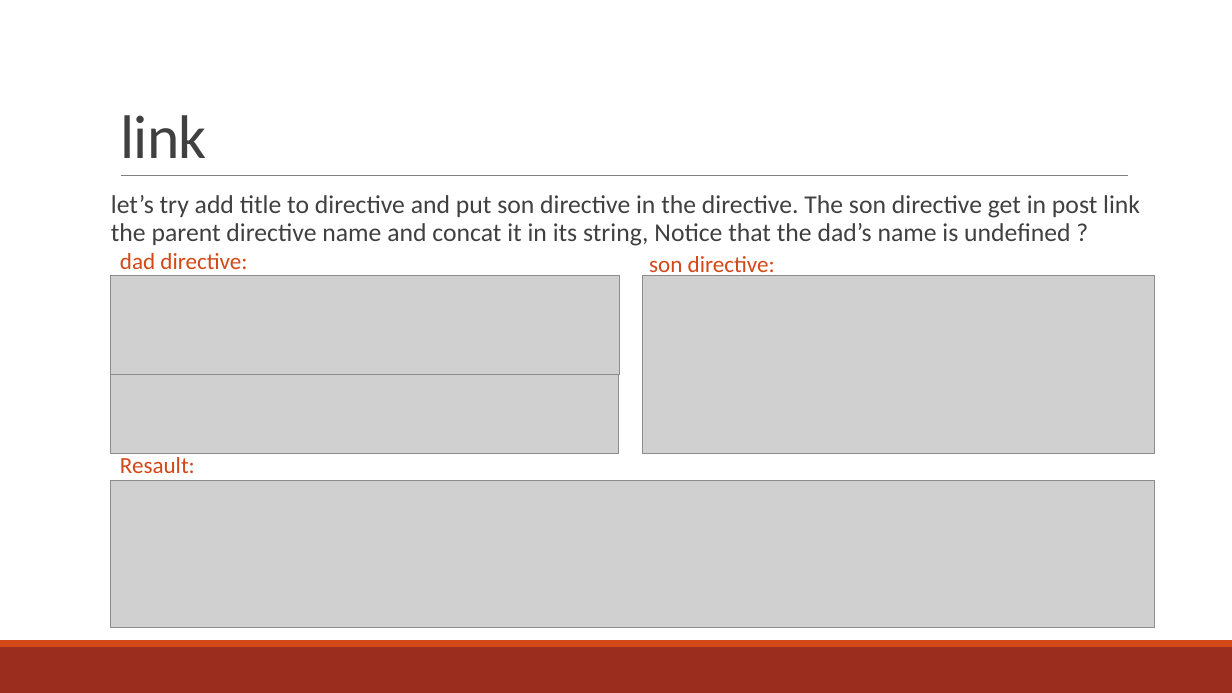
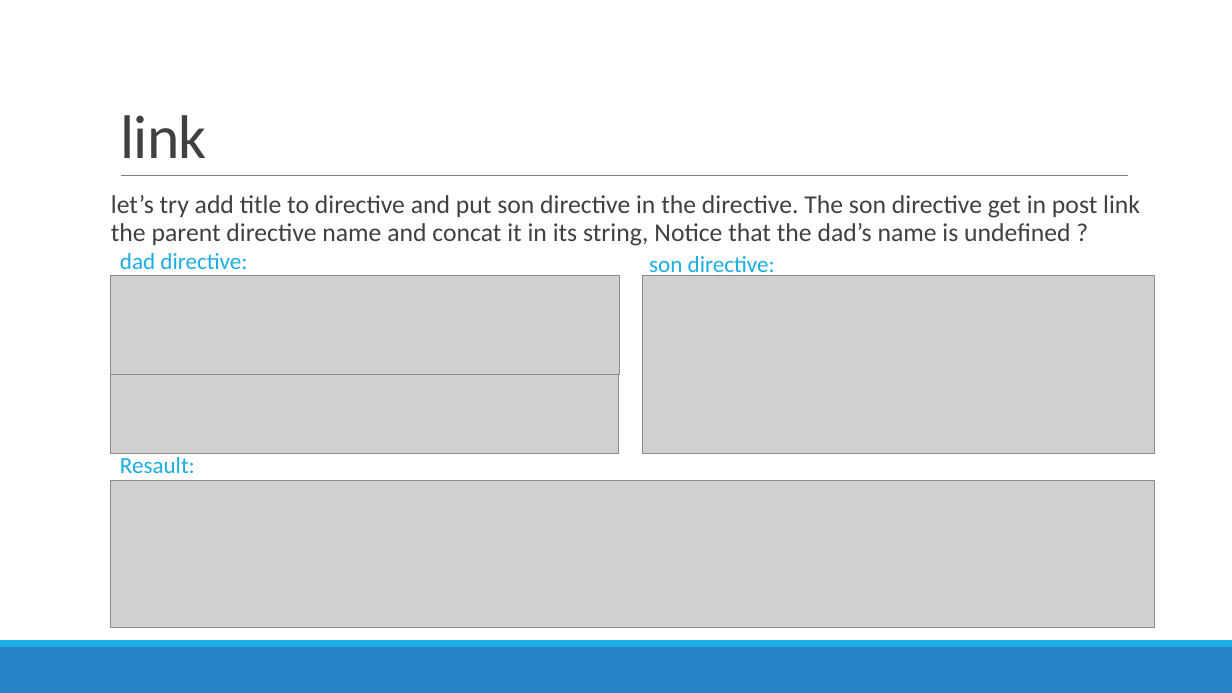
Before and after one commit to rivkiaizen/PhotoGalery, a slide deck: slide 31 of PhotoGalery/AngularJS-directive - final.pptx. Drawn at 1232x693 pixels with LibreOffice and Linux fonts; fonts in the diff are those of the drawing; grey boxes stand for pictures; background and template pictures are left out. Boxes give left, top, right and bottom in pixels: in the first picture for what was removed or moved away, otherwise in the second. Text is boxed around its words. In the diff, an @@ line names an element or a change of style, - is before the commit and + after.

```diff
--- a/PhotoGalery/AngularJS-directive - final.pptx
+++ b/PhotoGalery/AngularJS-directive - final.pptx
@@ text colour #D34817 to #1CADE4 in 3 elements at (120,253,247,276), (649,256,775,278), (120,457,195,473) @@
@@ rectangle at (0,647,1232,693): fill #9B2D1F to #2683C6 @@
@@ rectangle at (0,640,1232,647): fill #D34817 to #1CADE4 @@
```
Also in this commit, not shown: 53 other slides changed, 3 other files.
